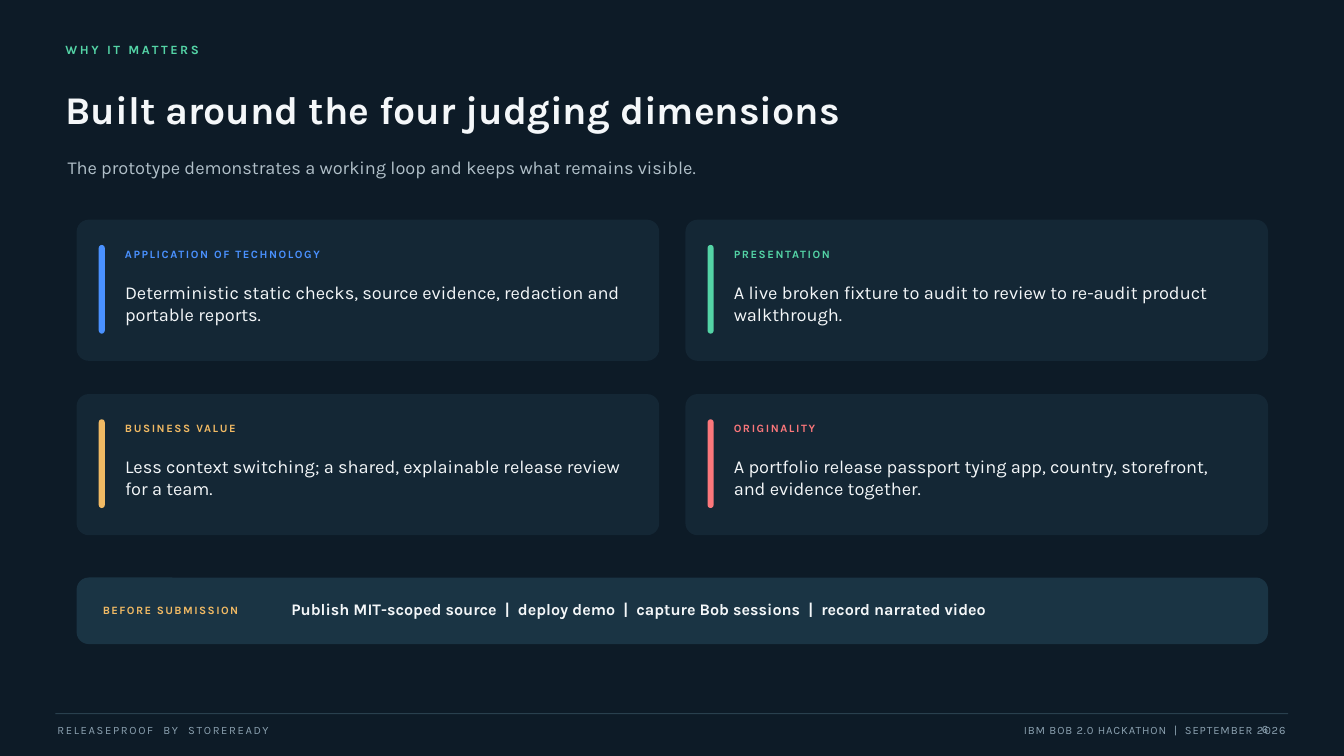
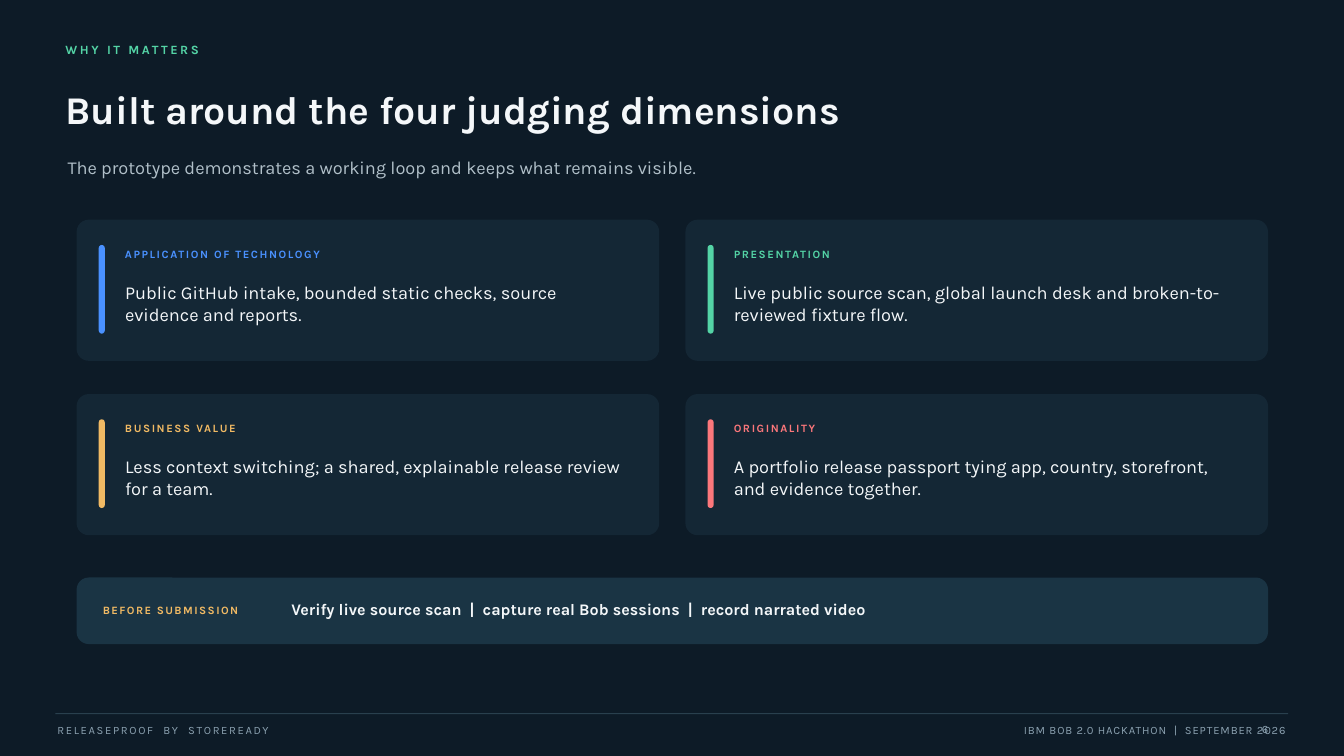
Before and after one commit to kapasainitishreddy/store-ready-global-release-passport, a slide deck: slide 6 of docs/hackathon/slides.pptx. Drawn at 1344x756 pixels with LibreOffice and Linux fonts; fonts in the diff are those of the drawing. Boxes give left, top, right and bottom in pixels: in the first picture for what was removed or moved away, otherwise in the second. Text is boxed around its words. In the diff, an @@ line names an element or a change of style, - is before the commit and + after.

Commit message:
Add bounded public repository scan and real IBM Bob evidence

```diff
--- a/docs/hackathon/slides.pptx
+++ b/docs/hackathon/slides.pptx
@@ text at bbox=[125, 286, 557, 326]: text changed @@
-Deterministic static checks, source evidence, redaction and portable reports.
+Public GitHub intake, bounded static checks, source evidence and reports.
@@ text at bbox=[734, 286, 1219, 321]: text changed @@
-A live broken fixture to audit to review to re-audit product walkthrough.
+Live public source scan, global launch desk and broken-to-reviewed fixture flow.
@@ text at bbox=[291, 603, 865, 619]: text changed @@
-Publish MIT-scoped source | deploy demo | capture Bob sessions | record narrated video
+Verify live source scan | capture real Bob sessions | record narrated video
```
Also in this commit, not shown: 1 other slide changed, 25 other files.
